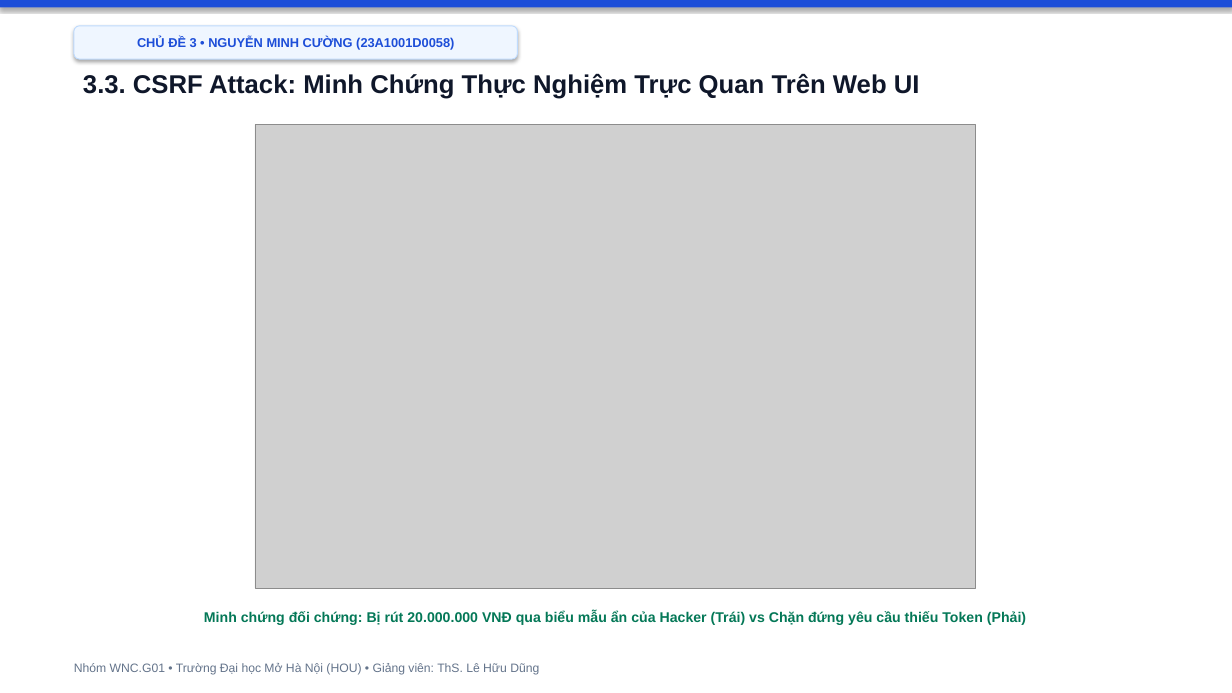
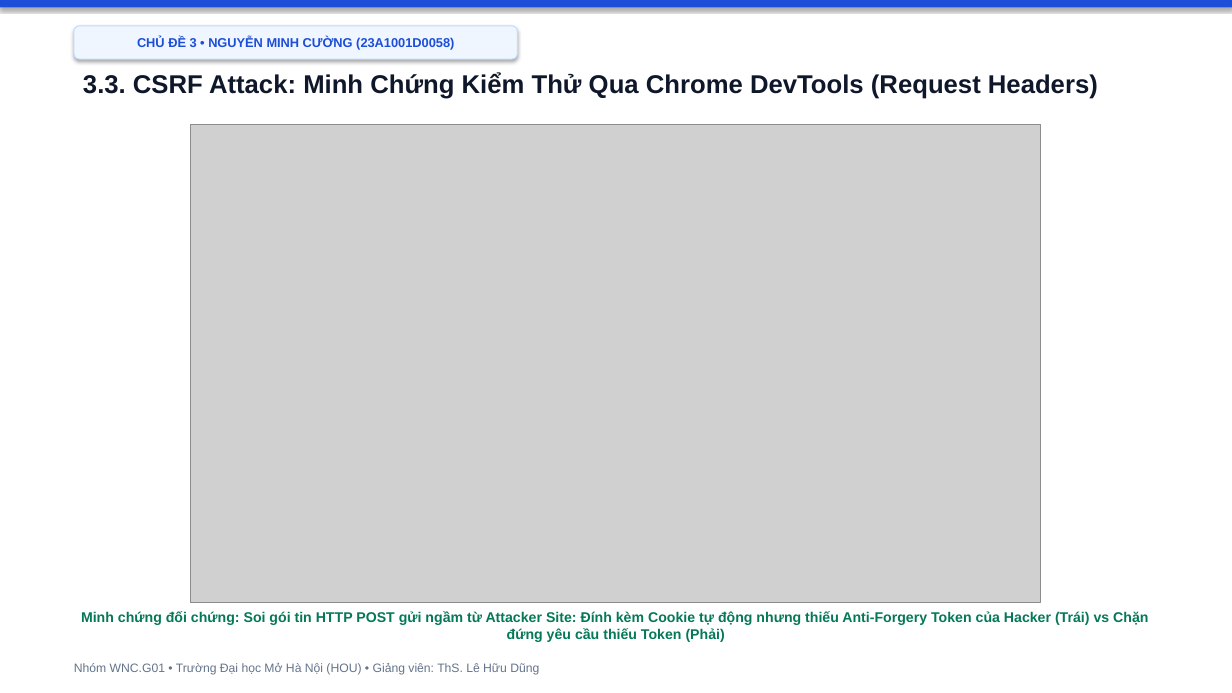
Before and after one commit to hocjsoo/OWASP_Demo, a slide deck: slide 16 of Slide_OWASP_Top3_Nhom_WNC_G01.pptx. Drawn at 1232x693 pixels with LibreOffice and Linux fonts; fonts in the diff are those of the drawing; grey boxes stand for pictures. Boxes give left, top, right and bottom in pixels: in the first picture for what was removed or moved away, otherwise in the second. Text is boxed around its words. In the diff, an @@ line names an element or a change of style, - is before the commit and + after.

```diff
--- a/Slide_OWASP_Top3_Nhom_WNC_G01.pptx
+++ b/Slide_OWASP_Top3_Nhom_WNC_G01.pptx
@@ text at [83, 72, 1098, 99]: text changed @@
-3.3. CSRF Attack: Minh Chứng Thực Nghiệm Trực Quan Trên Web UI
+3.3. CSRF Attack: Minh Chứng Kiểm Thử Qua Chrome DevTools (Request Headers)
@@ picture: place and size @@
-picture at [255, 125, 976, 588]
+picture at [190, 125, 1041, 603]
@@ text at [81, 611, 1148, 642]: text changed @@
-Minh chứng đối chứng: Bị rút 20.000.000 VNĐ qua biểu mẫu ẩn của Hacker (Trái) vs Chặn đứng yêu cầu thiếu Token (Phải)
+Minh chứng đối chứng: Soi gói tin HTTP POST gửi ngầm từ Attacker Site: Đính kèm Cookie tự động nhưng thiếu Anti-Forgery Token của Hacker (Trái) vs Chặn đứng yêu cầu thiếu Token (Phải)
```
Also in this commit, not shown: 2 other slides changed, 16 other files.
